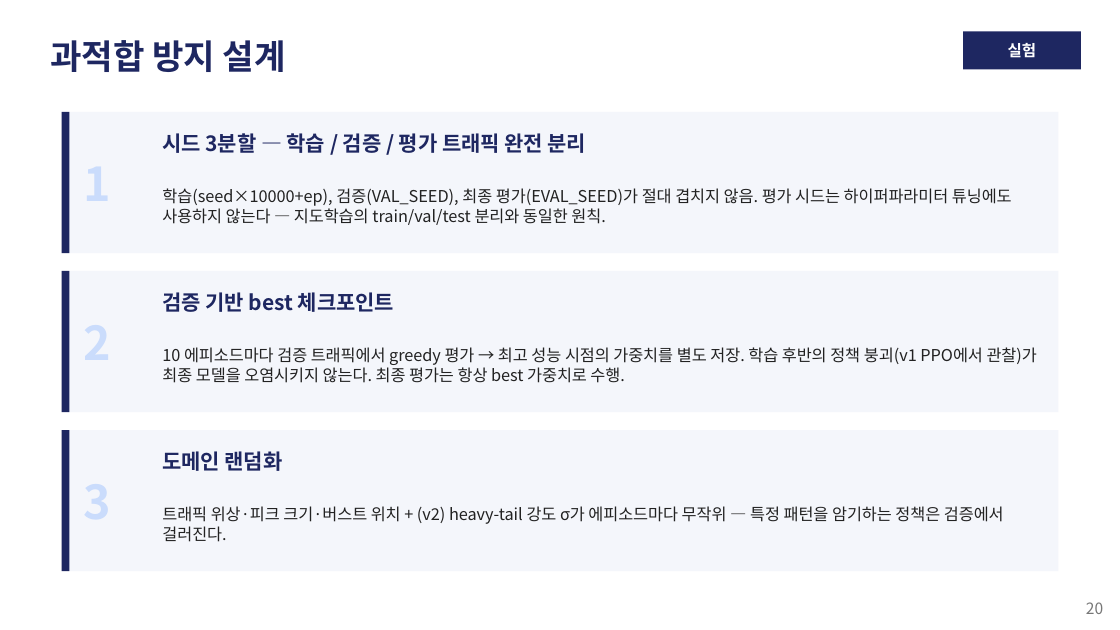
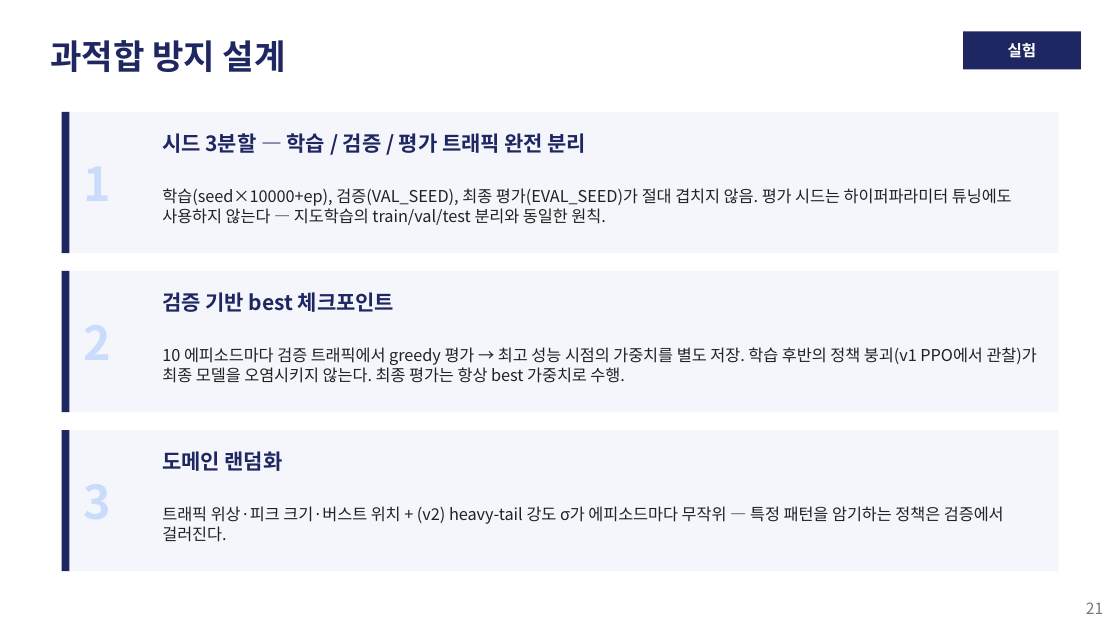
Before and after one commit to zzangdol1029/reinforce, a slide deck: slide 21 of autoscaling-rl/autoscaling_rl_발표.pptx (slide 20 before the commit). Drawn at 1120x630 pixels with LibreOffice and Linux fonts; fonts in the diff are those of the drawing. Boxes give left, top, right and bottom in pixels: in the first picture for what was removed or moved away, otherwise in the second. Text is boxed around its words. In the diff, an @@ line names an element or a change of style, - is before the commit and + after.

```diff
--- a/autoscaling-rl/autoscaling_rl_발표.pptx
+++ b/autoscaling-rl/autoscaling_rl_발표.pptx
@@ text at [1086,602,1103,614]: text changed @@
-20
+21
```
Also in this commit, not shown: 25 other slides changed, 1 slide added, 4 other files.
